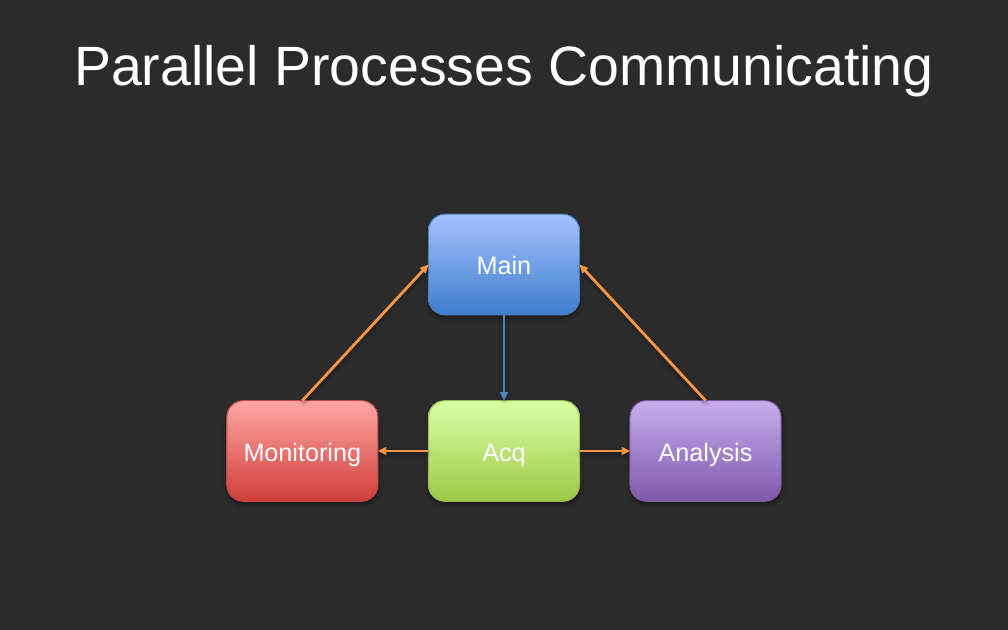
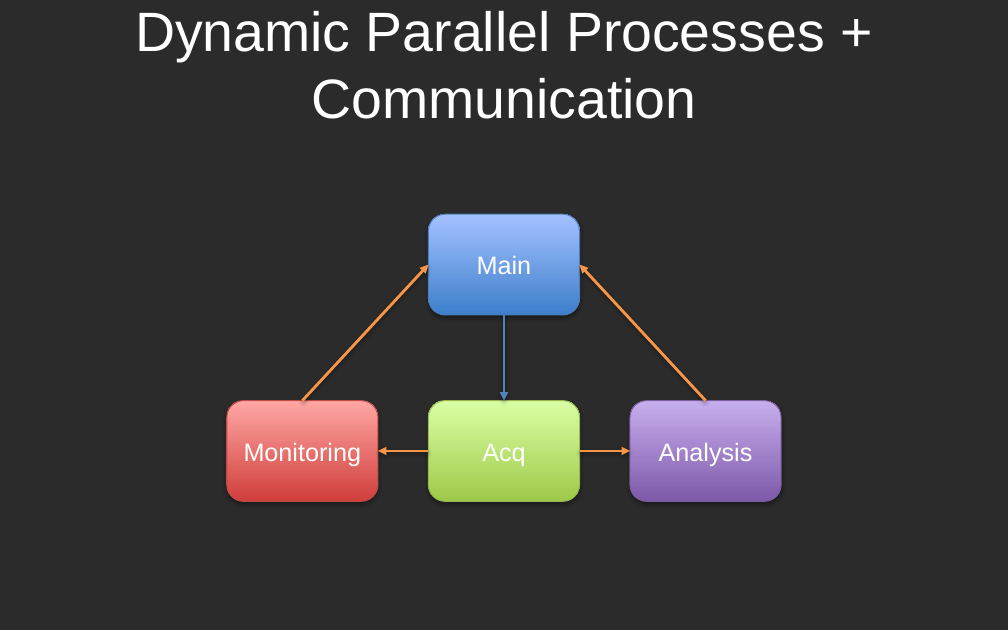
Before and after one commit to viewpointusa/featherweight, a slide deck: slide 7 of docs/Featherweight Customer Training.pptx (slide 6 before the commit). Drawn at 1008x630 pixels with LibreOffice and Linux fonts; fonts in the diff are those of the drawing; background and template pictures are left out; a plain dark background stands for a picture behind light text. Boxes give left, top, right and bottom in pixels: in the first picture for what was removed or moved away, otherwise in the second. Text is boxed around its words. In the diff, an @@ line names an element or a change of style, - is before the commit and + after.

```diff
--- a/docs/Featherweight Customer Training.pptx
+++ b/docs/Featherweight Customer Training.pptx
@@ title at (x1=135, y1=11, x2=825, y2=119): text changed @@
-Parallel Processes Communicating
+Dynamic Parallel Processes + Communication
```
Also in this commit, not shown: 3 other slides changed.
